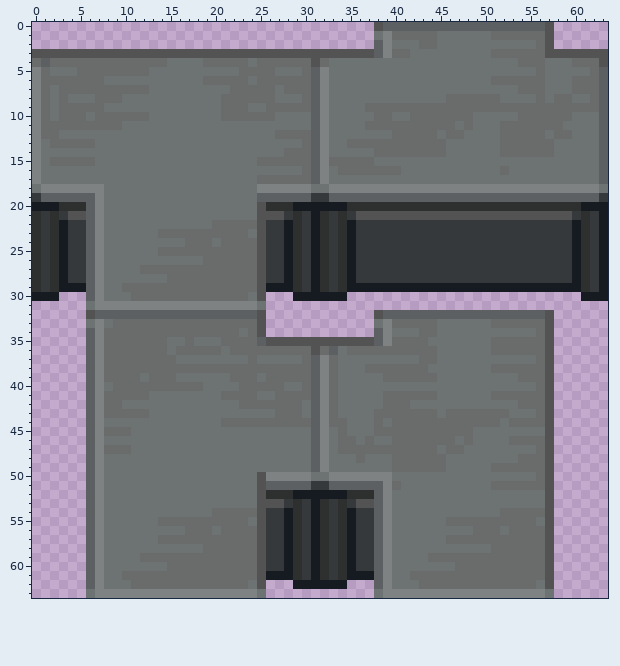
File history of a pixel-art sprite, Resources/Textures/_Nuclear14/Structures/Furniture/Tables/counters.rsi/metal_counter_intersect.png. The first picture shows the starting point.
The file is 64x64 pixels.
And afterwards:
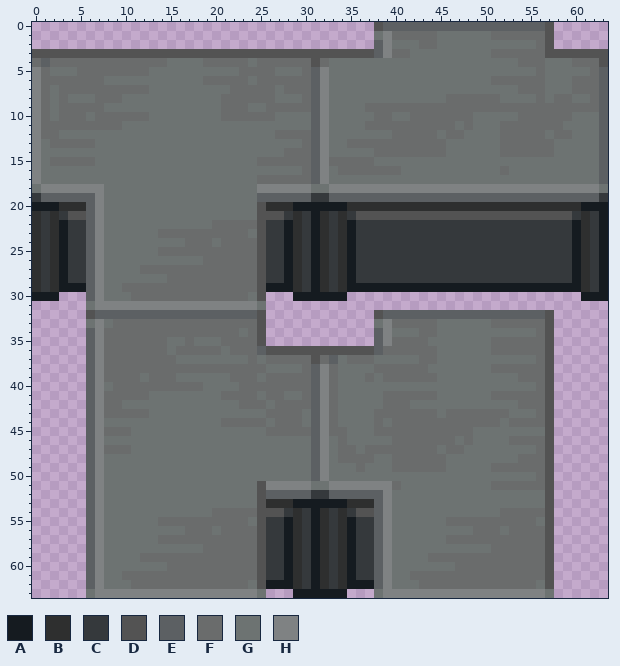
Palette (. is transparent): A #151b20  B #2e2f2f  C #35393c  D #535353  E #5c6063  F #6a6c6c  G #6d7372  H #7f8283
The author wrote: Working metal counters excluding the cross
From old to new:
@@ x 23..41 @@
 34 GFD............EHGG
-35 FFEDDDDDDDDDDDDEHFF
-36 FFFFFFFFDFEGFFFFFFF
-37 GFGGGGGFEHFGGGGGGGG
-38 FFFFFFFFEHFGGGFFFFF
-39 FFGFFFFFEHFGGGGGFFF
-40 FFFFFGGFEHFGGGGGGGG
-41 FFGGFFFFEHFGGGGGFFF
-42 FFFFFFFGEHFGGGGGFFF
-43 GGGGFFFGEHFGGGGFFFF
-44 FFFFFFFFEHFFGGGFGFF
-45 GGGGGGGGEHGFGGGFFFF
-46 GGGGGGGGEHGFFGFGGFF
-47 GGGGGGGGEHGFFFFFFFF
-48 GGGGGGGGEHGGGFGGGFF
-49 GGGGGGGGEHGGGGGGGFF
-50 GGDHHHHHGGHHHHHHHGG
-51 GGDEEEEECCEEEEEEHFG
-52 GGDBBBAAAAAABBBEHGG
-53 GGDDDCBCABCBCDDEHGG
-54 FFDCCABCABCBACCEHGG
+35 FFD............EHFF
+36 FFEDDDDDDDDDDDDEFFF
+37 GFGFFFFFDFEGFFFGGGG
+38 FFFGGGGFEHFGGGGFFFF
+39 FFGFFFFFEHFGGGFGFFF
+40 FFFFFFFFEHFGGGGGGGG
+41 FFGFFGGFEHFGGGGGFFF
+42 FFFGFFFFEHFGGGGGFFF
+43 GGGFFFFGEHFGGGGFFFF
+44 FFFGFFFGEHFGGGGFGFF
+45 GGGFFFFFEHFFGGGFFFF
+46 GGGGGGGGEHGFGGGGGFF
+47 GGGGGGGGEHGFFGFFFFF
+48 GGGGGGGGEHGFFFFGGFF
+49 GGGGGGGGEHGGGFGGGFF
+50 GGGGGGGGEHGGGGGGGGG
+51 GGDHHHHHGGHHHHHHHFG
+52 GGDEEEEECCEEEEEEHGG
+53 GGDBBBAAAAAABBBEHGG
+54 FFDDDCBCABCBCDDEHGG
 55 FGDCCABCABCBACCEHGG
@@ x 24..39 @@
 60 FDCCABCABCBACCEH
-61 FDAAABCABCBAAAEH
-62 GD...AAAAAA...EH
-63 HG............GH
+61 FDCCABCABCBACCEH
+62 GDAAABCABCBAAAEH
+63 HG...AAAAAA...GH
Changed places in both pictures, as pixel boxes (x1, y1, x2, y2):
changed: (257, 337, 392, 517)
changed: (266, 571, 374, 598)
